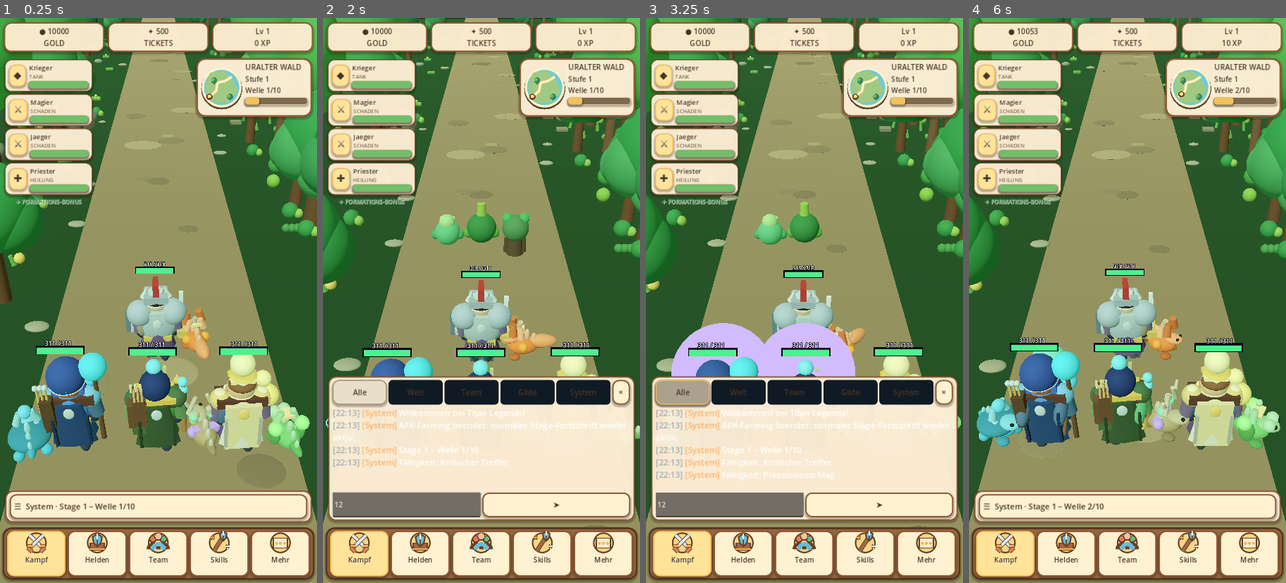
Above: before the commit, frames 1-4 (left to right).
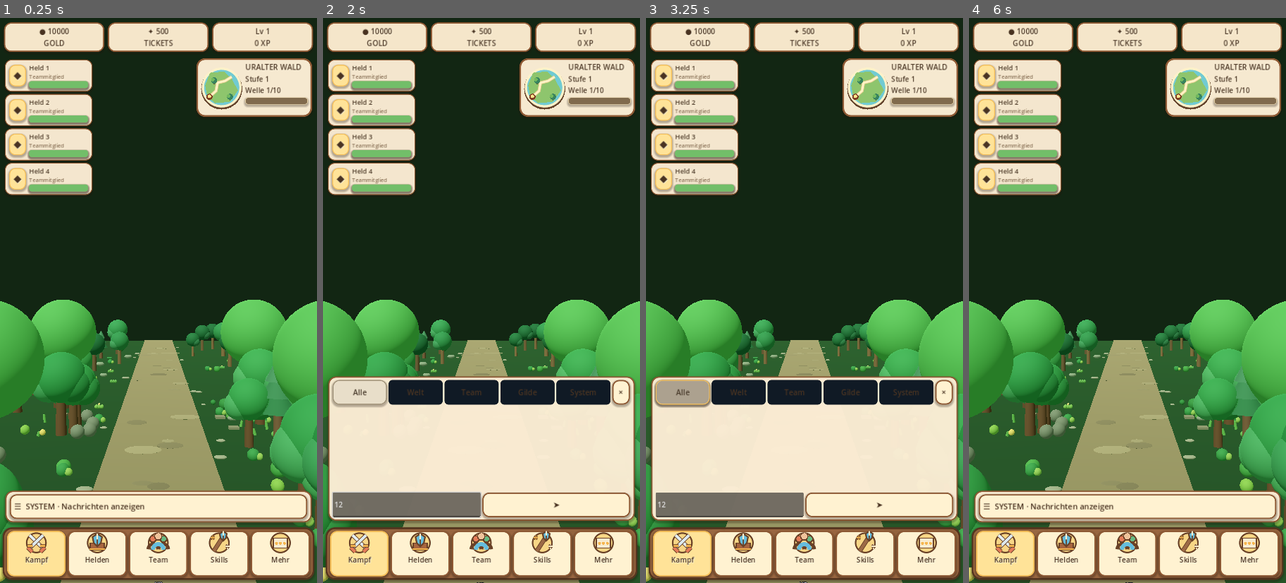
Above: after the commit, the same moments.

Repository: xynewageyx/TitanLegend
Game: Godot game, scene res://scenes/main.tscn
Same seed, same stepped clock (60 frames per second), same inputs: the game is played once before the commit and once after it.
Inputs (mouse positions are in pixels of both pictures, inside the frame that each line leads up to):
- Up to frame 1 (0.25 s): no input
- Up to frame 2 (2 s): click "☰ System · Stage 1 – Welle 1/…" (after the commit: "☰ SYSTEM · Nachrichten anzeig…") at 0.5 s; click (405, 503) at 1.27 s; type "12" at 1.35 s
- Up to frame 3 (3.25 s): click "Welt" at 2 s; click "Alle" at 2.75 s
- Up to frame 4 (6 s): click "Team" at 3.5 s; click "Gilde" at 4.25 s; click "System" at 5 s; click "×" at 5.75 s

The runs differ from the first frame. In frame 1, 67% of the frame differs, in the area x 0-100%, y 0-100%; in frame 2, 52%; in frame 3, 52%; in frame 4, 67%.
Error after the commit: Parse Error: Preload file "res://scripts/forest_enemy_art.gd" does not exist. (res://scripts/battle_manager.gd:1124)

Commit message:
Route forest wave enemies through dedicated varied creature artwork

Diff:
--- a/scripts/battle_manager.gd
+++ b/scripts/battle_manager.gd
@@ -1119,36 +1119,13 @@
    mob.add_child(animation)
    animation.call("configure", mob, element_id, is_fusion_boss)
    continue
-  # Three lightweight nature silhouettes cycle by wave and mob index.
-  # Purely cosmetic: HP, combat timing and element logic stay unchanged.
-  var size: float = 0.65
+  # Organic nature enemies use distinct silhouettes and visible anatomy.
   if element_id == 3:
-   var variant: int = (i + current_wave) % 3
-   var bark: Color = Color("#59432f")
-   match variant:
-    0: # Rootling: trunk, branch arms and leafy crown.
-     VisualFactory.cylinder(mob, 1.05, 0.36, Vector3(0, 0.54, 0), bark)
-     VisualFactory.sphere(mob, 0.55, Vector3(0, 1.16, 0), tint.lightened(0.14))
-     for side in [-1.0, 1.0]:
-      VisualFactory.cylinder(mob, 0.62, 0.12, Vector3(side * 0.36, 0.4, 0), bark)
-      VisualFactory.sphere(mob, 0.22, Vector3(side * 0.34, 1.58, 0), Color("#4da95b"))
-      VisualFactory.sphere(mob, 0.11, Vector3(side * 0.2, 1.22, -0.46), Color("#f3e7a2"))
-    1: # Forest spirit: compact floating body with bright eyes.
-     VisualFactory.sphere(mob, 0.52, Vector3(0, 0.96, 0), Color("#62b77c"))
-     VisualFactory.sphere(mob, 0.32, Vector3(0, 1.42, 0), Color("#a4d48a"))
-     for side in [-1.0, 1.0]:
-      VisualFactory.sphere(mob, 0.13, Vector3(side * 0.19, 1.43, -0.27), Color("#fff2b0"))
-      VisualFactory.sphere(mob, 0.20, Vector3(side * 0.48, 0.87, 0), Color("#4b9e65"))
-    2: # Thornbud: squat plant creature with a pointed leaf crest.
-     VisualFactory.sphere(mob, 0.64, Vector3(0, 0.69, 0), Color("#397d42"))
-     VisualFactory.cylinder(mob, 0.76, 0.22, Vector3(0, 1.42, 0), Color("#91bc50"))
-     for side in [-1.0, 1.0]:
-      VisualFactory.sphere(mob, 0.23, Vector3(side * 0.55, 0.47, 0), Color("#5c9d43"))
-      VisualFactory.sphere(mob, 0.11, Vector3(side * 0.21, 0.82, -0.57), Color("#f8d98a"))
+   preload("res://scripts/forest_enemy_art.gd").decorate(mob, (i + current_wave) % 3, tint)
   else:
-   VisualFactory.sphere(mob, size, Vector3(0, size, 0), tint)
-   VisualFactory.sphere(mob, 0.19, Vector3(-0.23, size + 0.14, -0.52), Color("#f9ed9b"))
-   VisualFactory.sphere(mob, 0.19, Vector3(0.23, size + 0.14, -0.52), Color("#f9ed9b"))
+   VisualFactory.sphere(mob, 0.65, Vector3(0, 0.65, 0), tint)
+   for side in [-1.0, 1.0]:
+    VisualFactory.sphere(mob, 0.19, Vector3(side * 0.23, 0.79, -0.52), Color("#f9ed9b"))
 
 func _spawn_boss_minion_visuals() -> void:
  if not is_boss or boss_minion_max_hp <= 0 or enemy_spawn_node == null:
